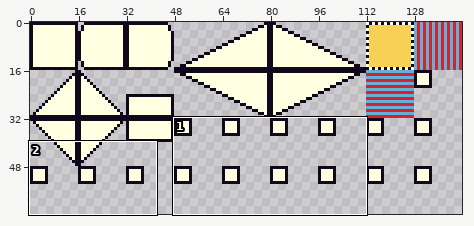
Sprite sheet, stored at ElPepe/Assets/TUTORIAL-NUEVO/Tiles/baseTiles/_baseTiles.png. The first picture is a wide view before the edit; the outline marks the close-up.
Close-up. As it was:
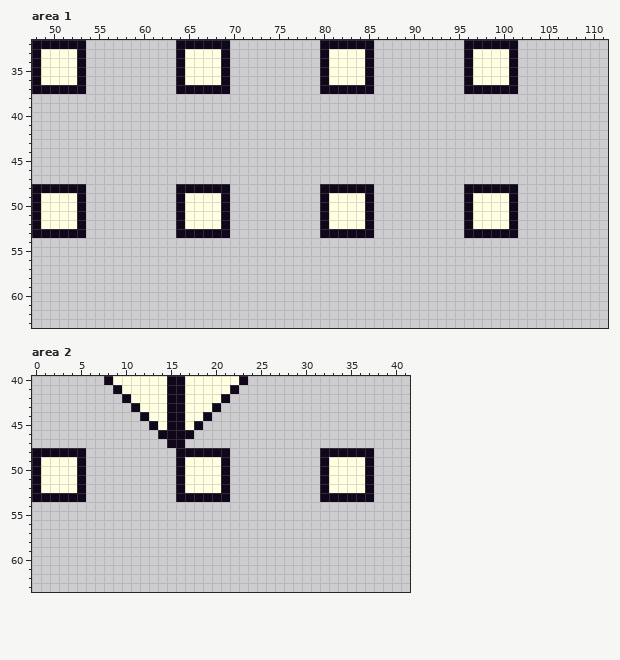
The file is 144x64 pixels. Shown: area 1: x 48..111, y 32..63; area 2: x 0..41, y 40..63.
After:
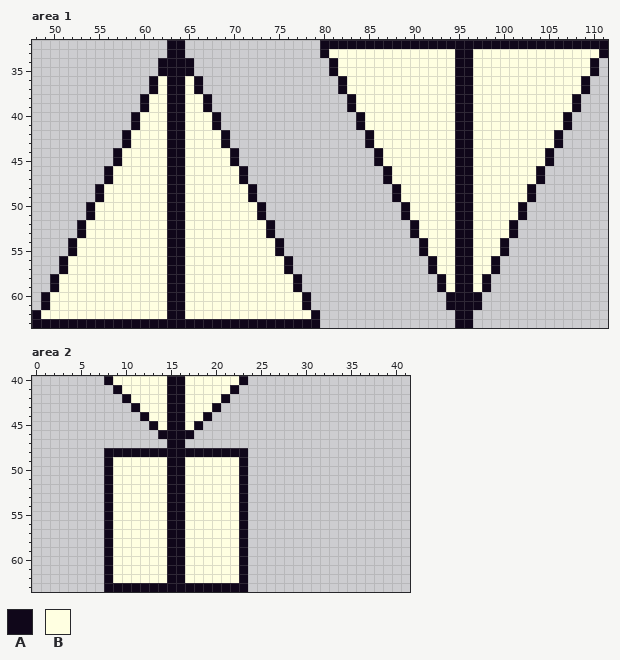
Palette (. is transparent): A #10071a  B #ffffe1
What changed:
Changed rows in their new state; - is an unchanged pixel.
Area 1:
first column x 48:
32 ......---------A-.....----------------AAAAAAAAAA------AAAAAAAAAA
33 ......---------A-.....---------------BBBBBBBBBBA-----BBBBBBBBBBA
34 ......--------AA-A....----------.A---BBBBBBBBBBA-----BBBBBBBBBA-
35 ......--------AA-A....----------.A---BBBBBBBBBBA-----BBBBBBBBBA-
36 ......-------ABA--A...----------..A--BBBBBBBBBBA-----BBBBBBBBA--
37 ......-------ABA-B-...----------..-BBBBBBBBBBBBA-BBBBBBBBBBBBA--
38 ------------ABBAABBA---------------ABBBBBBBBBBBAABBBBBBBBBBBA---
39 ------------ABBAABBA---------------ABBBBBBBBBBBAABBBBBBBBBBBA---
40 -----------ABBBAABBBA---------------ABBBBBBBBBBAABBBBBBBBBBA----
41 -----------ABBBAABBBA---------------ABBBBBBBBBBAABBBBBBBBBBA----
42 ----------ABBBBAABBBBA---------------ABBBBBBBBBAABBBBBBBBBA-----
43 ----------ABBBBAABBBBA---------------ABBBBBBBBBAABBBBBBBBBA-----
44 ---------ABBBBBAABBBBBA---------------ABBBBBBBBAABBBBBBBBA------
45 ---------ABBBBBAABBBBBA---------------ABBBBBBBBAABBBBBBBBA------
46 --------ABBBBBBAABBBBBBA---------------ABBBBBBBAABBBBBBBA-------
47 --------ABBBBBBAABBBBBBA---------------ABBBBBBBAABBBBBBBA-------
48 ......-ABBBBBBBA-BBBBBBBA-------......--ABBBBBBA-BBBBBBA--------
49 ......-ABBBBBBBA-----BBBA-------......--ABBBBBBA-----BBA--------
50 ......ABBBBBBBBA-----BBBBA------......---ABBBBBA-----BA---------
51 ......ABBBBBBBBA-----BBBBA------......---ABBBBBA-----BA---------
52 .....-BBBBBBBBBA-----BBBBBA-----......----ABBBBA----------------
53 .....-BBBBBBBBBA-BBBBBBBBBA-----......----ABBBBA-BBBB-----------
54 ----ABBBBBBBBBBAABBBBBBBBBBA---------------ABBBAABBBA-----------
55 ----ABBBBBBBBBBAABBBBBBBBBBA---------------ABBBAABBBA-----------
56 ---ABBBBBBBBBBBAABBBBBBBBBBBA---------------ABBAABBA------------
57 ---ABBBBBBBBBBBAABBBBBBBBBBBA---------------ABBAABBA------------
58 --ABBBBBBBBBBBBAABBBBBBBBBBBBA---------------ABAABA-------------
59 --ABBBBBBBBBBBBAABBBBBBBBBBBBA---------------ABAABA-------------
60 -ABBBBBBBBBBBBBAABBBBBBBBBBBBBA---------------AAAA--------------
61 -ABBBBBBBBBBBBBAABBBBBBBBBBBBBA---------------AAAA--------------
62 ABBBBBBBBBBBBBBAABBBBBBBBBBBBBBA---------------AA---------------
63 AAAAAAAAAAAAAAAAAAAAAAAAAAAAAAAA---------------AA---------------
Area 2:
first column x 0:
48 ......--AAAAAAAA------AA--------......
49 ......--ABBBBBBA-----BBA--------......
50 ......--ABBBBBBA-----BBA--------......
51 ......--ABBBBBBA-----BBA--------......
52 ......--ABBBBBBA-----BBA--------......
53 ......--ABBBBBBA-BBBBBBA--------......
54 --------ABBBBBBAABBBBBBA--------------
55 --------ABBBBBBAABBBBBBA--------------
56 --------ABBBBBBAABBBBBBA--------------
57 --------ABBBBBBAABBBBBBA--------------
58 --------ABBBBBBAABBBBBBA--------------
59 --------ABBBBBBAABBBBBBA--------------
60 --------ABBBBBBAABBBBBBA--------------
61 --------ABBBBBBAABBBBBBA--------------
62 --------ABBBBBBAABBBBBBA--------------
63 --------AAAAAAAAAAAAAAAA--------------
Pixel boxes of the changes (left, top, right, bottom) in both close-ups:
changed: (32, 40, 608, 328)
changed: (32, 448, 248, 592)
erased: (320, 448, 374, 502)
